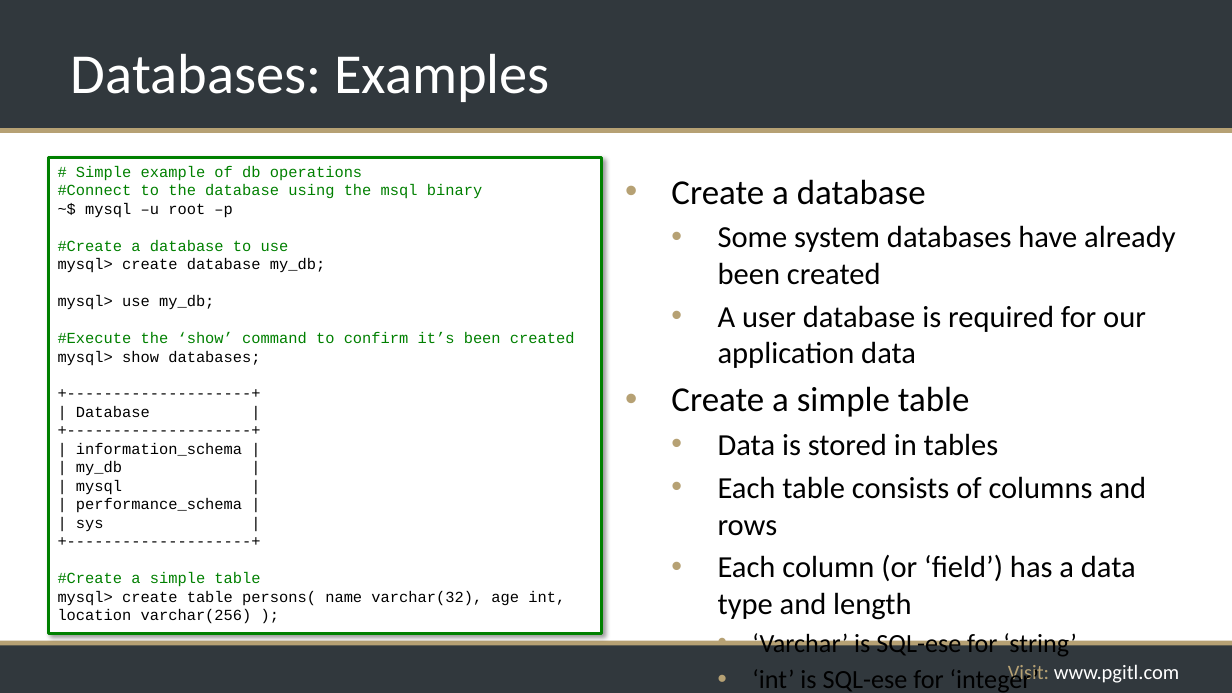
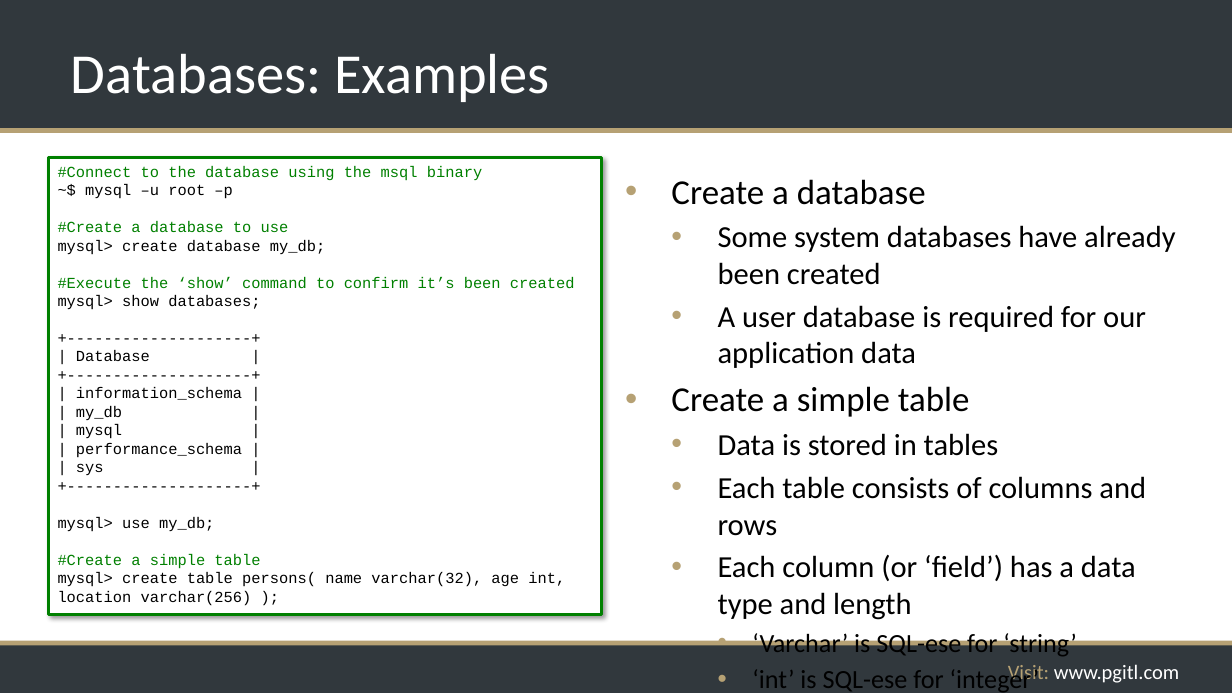
Before and after one commit to rikkouri/project-a, a slide deck: slide 195 of Programming Foundations.pptx. Drawn at 1232x693 pixels with LibreOffice and Linux fonts; fonts in the diff are those of the drawing; background and template pictures are left out. Boxes give left, top, right and bottom in pixels: in the first picture for what was removed or moved away, otherwise in the second. Text is boxed around its words. In the diff, an @@ line names an element or a change of style, - is before the commit and + after.

```diff
--- a/Programming Foundations.pptx
+++ b/Programming Foundations.pptx
@@ rectangle "#Connect to the database using ...": place and size @@
-rectangle "#Connect to the database using ..." at box(48, 157, 601, 633)
+rectangle "#Connect to the database using ..." at box(48, 157, 601, 615)
@@ text in rectangle at box(76, 166, 362, 181): paragraph removed @@
-# Simple example of db operations
@@ text in rectangle at box(58, 295, 214, 310): paragraph removed @@
-mysql> use my_db;
@@ text in rectangle at box(58, 517, 214, 532): paragraph added @@
+mysql> use my_db;
```
Also in this commit, not shown: 1 other slide changed.
